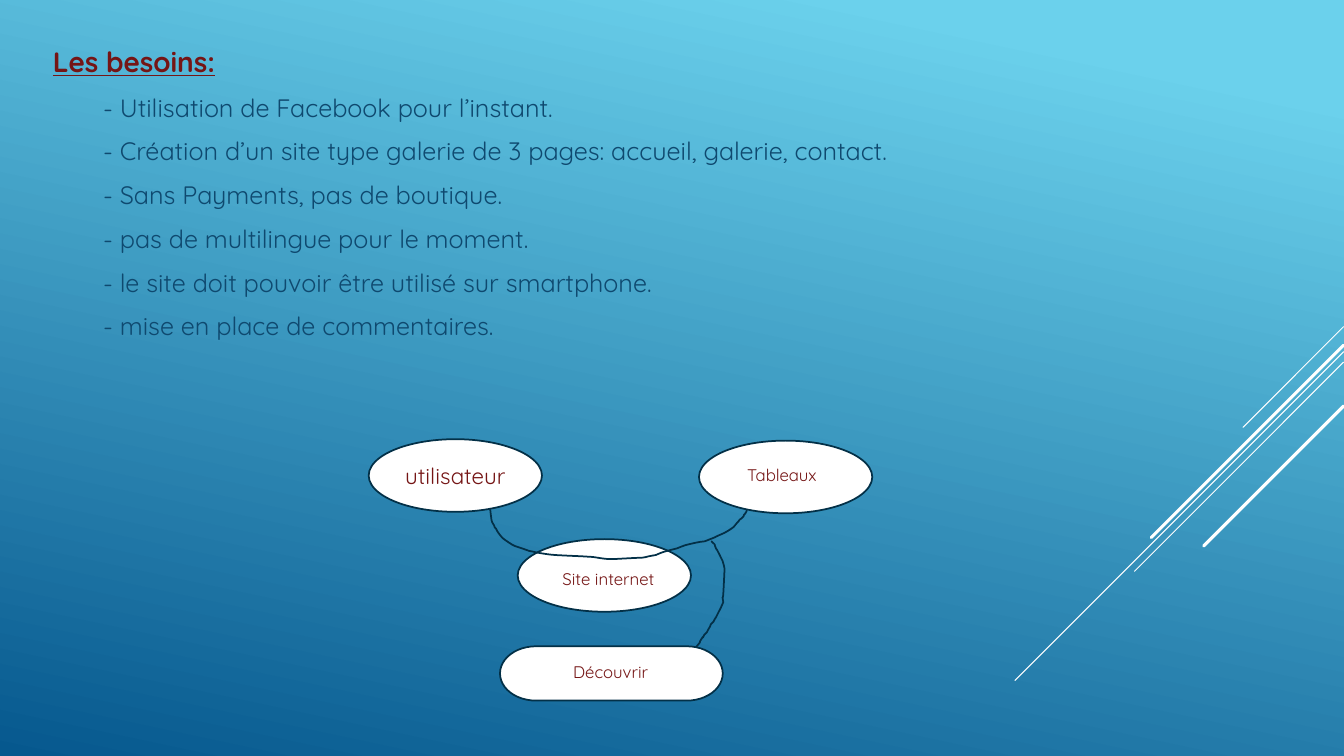
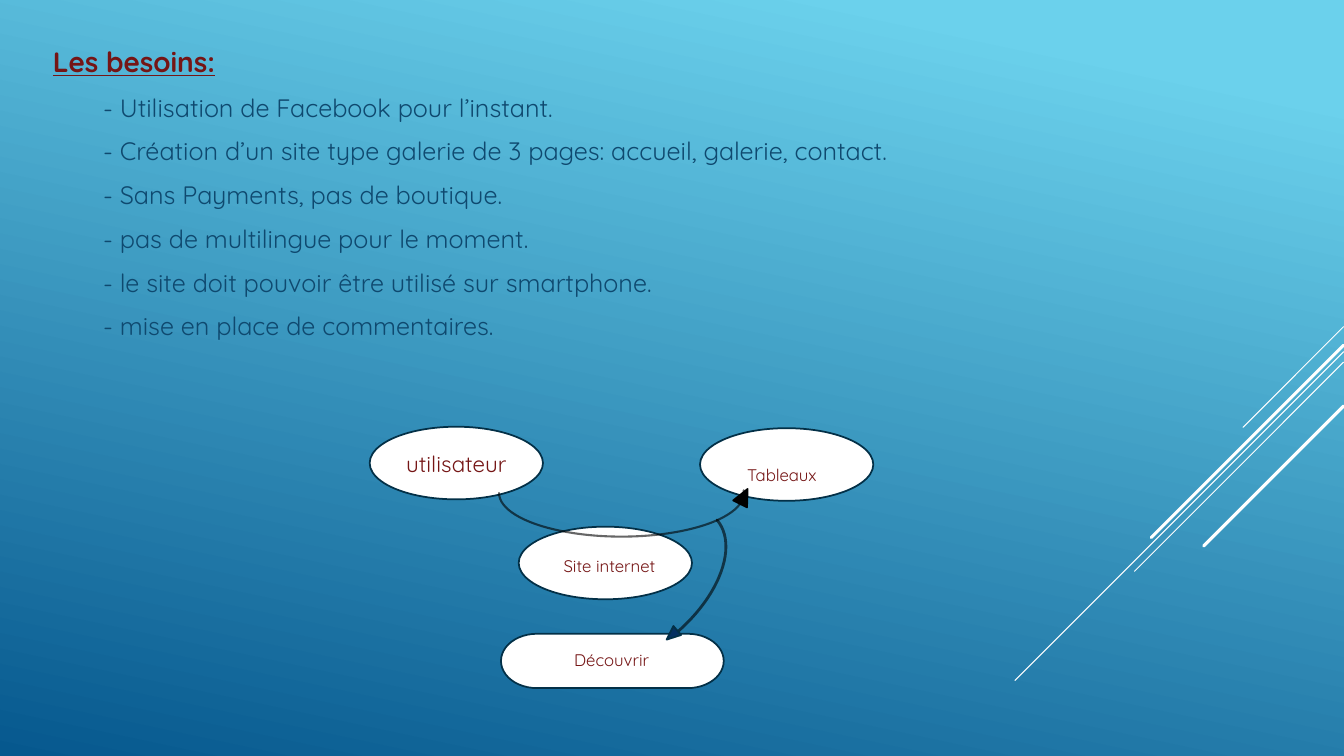
Before and after one commit to GillesP-dev/FilRouge, a slide deck: slide 7 of CDC/L_artiste.pptx (slide 8 before the commit). Drawn at 1344x756 pixels with LibreOffice and Linux fonts; fonts in the diff are those of the drawing. Boxes give left, top, right and bottom in pixels: in the first picture for what was removed or moved away, otherwise in the second. Text is boxed around its words. In the diff, an @@ line names an element or a change of style, - is before the commit and + after.

```diff
--- a/CDC/L_artiste.pptx
+++ b/CDC/L_artiste.pptx
@@ 1 text, 1 pill shape, 1 ellipse: place and size @@
-1 text, 1 pill shape, 1 ellipse at [500, 441, 872, 701]
+1 text, 1 pill shape, 1 ellipse at [501, 429, 873, 689]
@@ arc (boxed as its full ellipse) added at [499, 450, 744, 537], outline #000000 1.5 pt @@
@@ arc (boxed as its full ellipse) added at [519, 475, 756, 701], outline #000000 2 pt @@
@@ triangle added at [733, 486, 754, 508], fill #000000, outline #000000 1.25 pt @@
@@ freeform shape removed at [490, 510, 747, 560] @@
@@ 2 ellipses, 1 text: place and size @@
-2 ellipses, 1 text at [369, 440, 692, 678]
+2 ellipses, 1 text at [370, 426, 693, 666]
@@ freeform shape removed at [697, 541, 725, 647] @@
@@ triangle added at [663, 626, 682, 644], fill #052F61, outline #043148 1.25 pt @@
```
Also in this commit, not shown: 2 other slides changed, 6 slides added, 49 other files.
